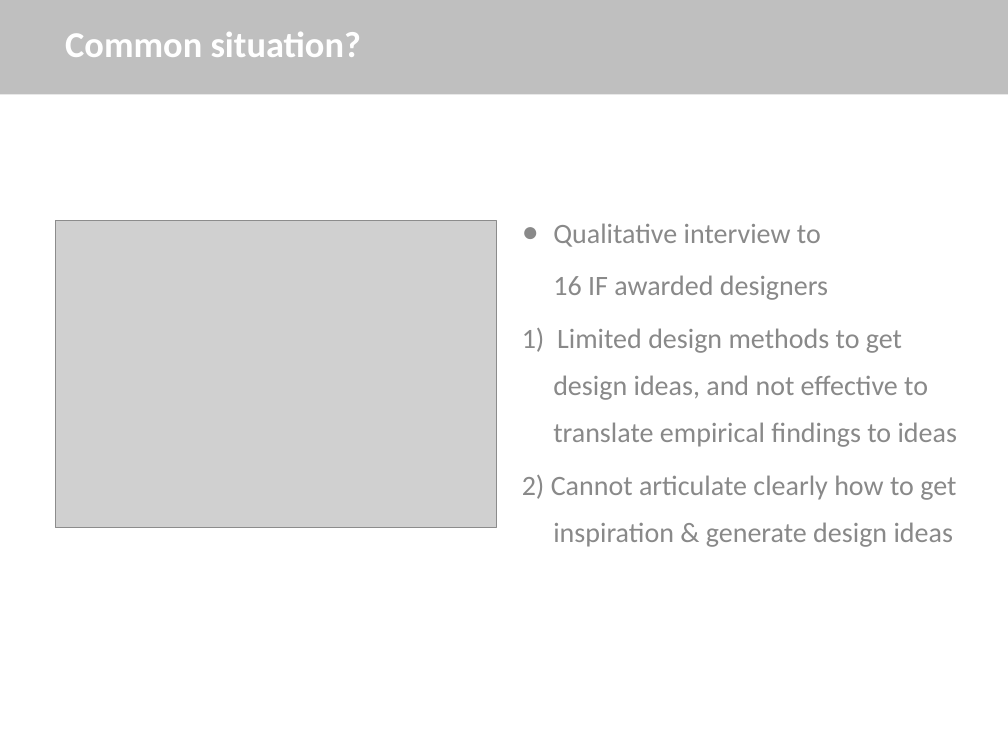
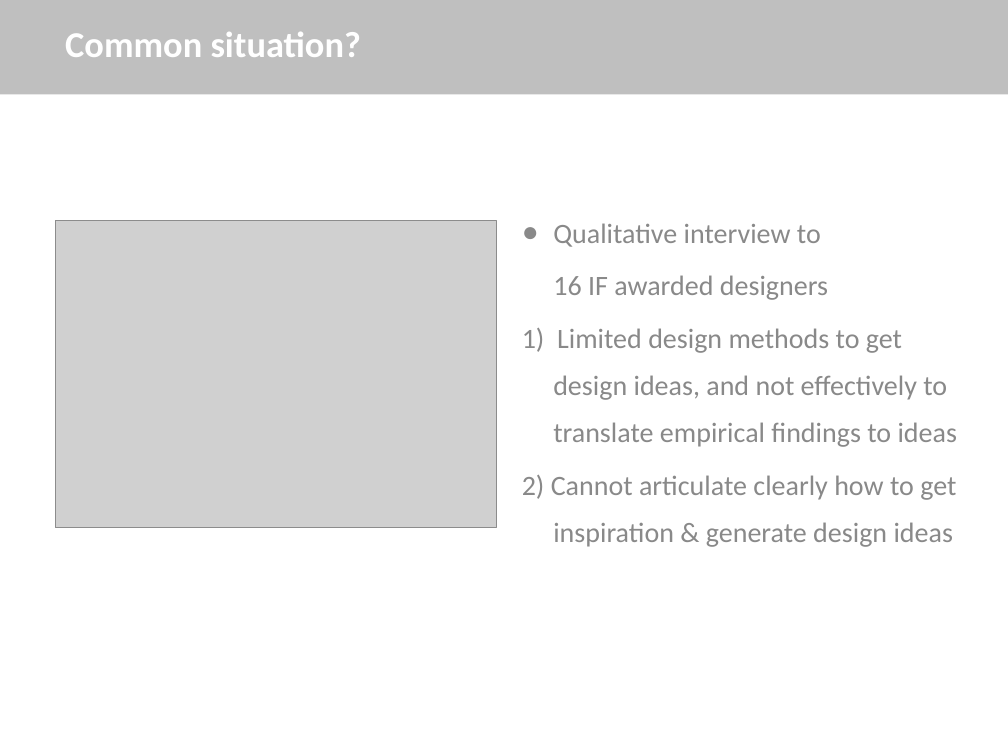
Before and after one commit to sunyingFUBerlin/PPT-for-IFKAD, a slide deck: slide 4 of ResearchProposal.pptx. Drawn at 1008x756 pixels with LibreOffice and Linux fonts; fonts in the diff are those of the drawing; grey boxes stand for pictures. Boxes give left, top, right and bottom in pixels: in the first picture for what was removed or moved away, otherwise in the second. Text is boxed around its words. In the diff, an @@ line names an element or a change of style, - is before the commit and + after.

```diff
--- a/ResearchProposal.pptx
+++ b/ResearchProposal.pptx
@@ text at [522, 328, 957, 447]: text changed @@
-1) Limited design methods to get design ideas, and not effective to translate empirical findings to ideas
+1) Limited design methods to get design ideas, and not effectively to translate empirical findings to ideas
```
Also in this commit, not shown: 6 other slides changed.
